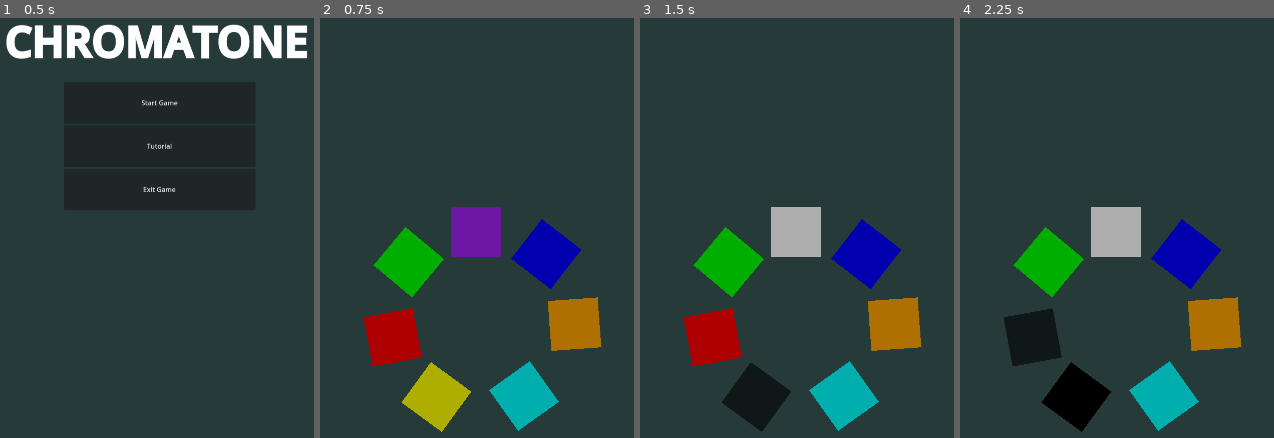
Above: before the commit, frames 1-4 (left to right).
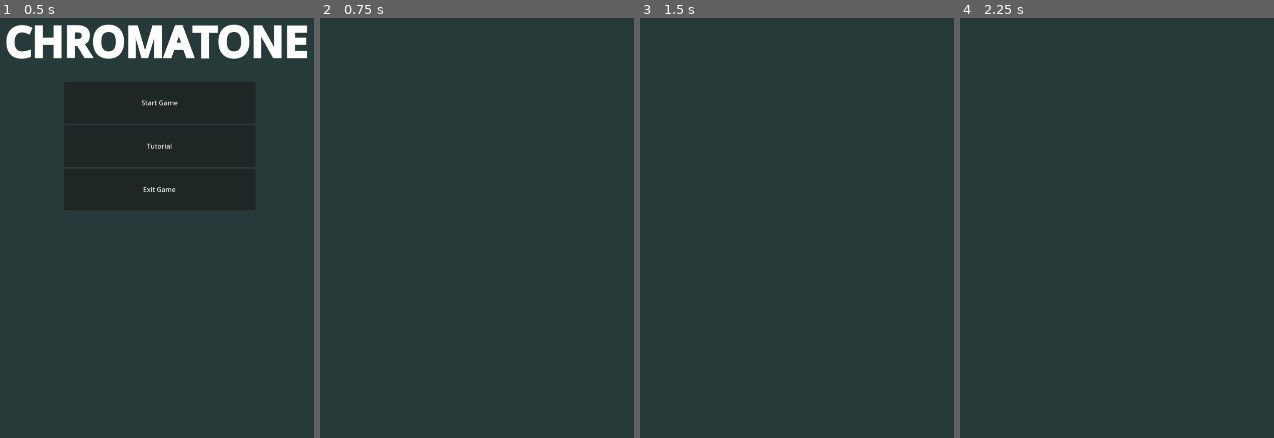
Above: after the commit, the same moments.

Repository: nenomancer/chromatone
Game: Godot game, scene res://scenes/main.tscn
Same seed, same stepped clock (60 frames per second), same inputs: the game is played once before the commit and once after it. The project has no main scene, so this scene is started directly.
Inputs (mouse positions are in pixels of both pictures, inside the frame that each line leads up to):
- Up to frame 1 (0.5 s): no input
- Up to frame 2 (0.75 s): click "Start Game" at 0.5 s
- Up to frame 3 (1.5 s): click (756, 396) at 1.27 s
- Up to frame 4 (2.25 s): click (1032, 337) at 2.02 s

Frame 1 is identical in both runs. In frame 2, 13% of the frame differs, in the area x 13-90%, y 45-99%; in frame 3, 13%; in frame 4, 13%.
Error after the commit: Invalid access to property or key 'load' on a base object of type 'SceneTree'. (res://game_manager.gd:139)

Commit message:
rename stuff, refactor more shit to go into the game mangager, might rever that

Diff:
--- a/game_manager.gd
+++ b/game_manager.gd
@@ -1,5 +1,6 @@
 extends Node
 
+@export var kurac: int
 signal player_guess(is_correct: bool)
 signal show_about
 signal exit_game
@@ -29,16 +30,18 @@
 }
 
 var _note_audio_player: AudioStreamPlayer = AudioStreamPlayer.new()
-var buttons_ui: Control
+var buttons: Control
 var buttons_array: Array
 
 var discovered_notes_display: GridContainer
 
 const MAIN: String = "res://main/main.tscn"
-const LEVELS_UI: String = "res://scenes/levels.tscn"
-const WARMUP_UI: String = "res://scenes/warmup.tscn"
+const LEVELS: String = "res://scenes/levels.tscn"
+const WARMUP: String = "res://scenes/warmup.tscn"
+
 const LABELS_UI: String = "res://scenes/labels.tscn"
-const BUTTONS_UI: String = "res://scenes/buttons.tscn"
+#const BUTTONS: String = "res://scenes/buttons.tscn"
+const BUTTONS = preload("res://scenes/buttons.tscn")
 const DISCOVERED_NOTE: String = "res://scenes/discovered_note.tscn"
 const DISCOVERED_NOTES: String = "res://scenes/discovered_notes.tscn"
 
@@ -130,39 +133,39 @@
 
 func _on_change_level(_level_number: int):
 	current_level += 1
-	get_tree().change_scene_to_file(LEVELS_UI)
+	get_tree().change_scene_to_file(LEVELS)
 
 func load_buttons() -> void:
-	buttons_ui = load(BUTTONS_UI).instantiate()
-	get_tree().root.add_child(buttons_ui)
-	buttons_array = buttons_ui.get_children()
-	buttons_ui.disable_buttons()
+	buttons = get_tree().load
+	get_tree().root.add_child(buttons)
+	buttons_array = buttons.get_children()
+	buttons.disable_buttons()
 
 func start_warmup():
 	#load_buttons()
 	discovered_notes_display = load(DISCOVERED_NOTES).instantiate()
 	get_tree().root.add_child(discovered_notes_display)
-	buttons_ui.assign_color_to_buttons(func(note): return note in available_notes)
+	buttons.assign_color_to_buttons(func(note): return note in available_notes)
 	correct_note = get_random_note(get_undiscovered_notes())
 	play_note(correct_note)
-	buttons_ui.enable_discovered_buttons()
+	buttons.enable_discovered_buttons()
 
 func end_warmup():
 	pass
 
 
 func start_warmup_round():
-	buttons_ui.assign_color_to_buttons(func(note): return note in GameManager.available_notes)
+	buttons.assign_color_to_buttons(func(note): return note in GameManager.available_notes)
 	correct_note = get_random_note(get_undiscovered_notes())
 	await get_tree().create_timer(1).timeout
 	play_note(correct_note)
 	await get_tree().create_timer(1).timeout
-	buttons_ui.enable_discovered_buttons()
+	buttons.enable_discovered_buttons()
 
 func end_warmup_round() -> void:
 	await get_tree().create_timer(2).timeout
-	if (discovered_notes.size() == 3):
-		#return start_level_1()
+	if (discovered_notes.size() >= 3):
+		load_level()
 		pass
 
 	if (current_round < 5):
@@ -174,9 +177,17 @@
 func load_level():
 	set_level(1)
 	set_round(1)
-	get_tree().change_scene_to_file(LEVELS_UI)
+
+	discovered_notes_display.get_parent().remove_child(discovered_notes_display)
+	get_tree().change_scene_to_file(LEVELS)
+	await get_tree().process_frame
+	print(get_tree().root.get_children())
+	get_tree().root.add_child(discovered_notes_display)
+	# FIX THIS SHIT NEXT
+	#get_tree().root.get_node("LevelsUI").add_child(discovered_notes_display)
 
 func on_warmup_guess(note):
+	buttons.disable_buttons()
 	play_note(note)
 	var selected_button: Button = buttons_array.filter(func(button): return button.get_meta('note') == note).front()
 
@@ -193,5 +204,5 @@
 		correct_button.modulate = Color.WHITE
 
 	await get_tree().create_timer(2).timeout
-	buttons_ui.disable_buttons()
+	buttons.disable_buttons()
 	end_warmup_round()
--- a/scenes/levels.tscn
+++ b/scenes/levels.tscn
@@ -3,7 +3,7 @@
 [ext_resource type="Script" path="res://scripts/levels.gd" id="1_52hmb"]
 [ext_resource type="PackedScene" uid="uid://75oemfndw835" path="res://scenes/labels.tscn" id="2_h57wg"]
 
-[node name="LevelsUI" type="Control"]
+[node name="Levels" type="Control"]
 layout_mode = 3
 anchors_preset = 15
 anchor_right = 1.0
@@ -12,15 +12,7 @@
 grow_vertical = 2
 script = ExtResource("1_52hmb")
 
-[node name="UI" type="Control" parent="."]
-layout_mode = 1
-anchors_preset = 15
-anchor_right = 1.0
-anchor_bottom = 1.0
-grow_horizontal = 2
-grow_vertical = 2
-
-[node name="Background" type="ColorRect" parent="UI"]
+[node name="Background" type="ColorRect" parent="."]
 layout_mode = 1
 anchors_preset = 15
 anchor_right = 1.0
--- a/scenes/warmup.tscn
+++ b/scenes/warmup.tscn
@@ -3,7 +3,7 @@
 [ext_resource type="Script" path="res://scripts/warmup.gd" id="1_cenxm"]
 [ext_resource type="PackedScene" uid="uid://cpbdsso036yty" path="res://scenes/discovered_notes.tscn" id="2_mxh1p"]
 
-[node name="WarmupUI" type="Control"]
+[node name="Warmup" type="Control"]
 layout_mode = 3
 anchors_preset = 15
 anchor_right = 1.0
--- a/scripts/levels.gd
+++ b/scripts/levels.gd
@@ -11,7 +11,7 @@
 var _player_melody: Array
 var guess_index: int
 
-var buttons_ui: Control
+var buttons: Control
 var temp_score: int = 0
 var _melody_stepsize: int = 1
 
@@ -48,7 +48,7 @@
 		GameManager.set_round(1)
 		GameManager.set_level(GameManager.current_level + 1)
 		# This should eventually be changed to open the Dialogue Scene
-		get_tree().change_scene_to_file(GameManager.LEVELS_UI)
+		get_tree().change_scene_to_file(GameManager.LEVELS)
 
 func get_melody() -> void:
 	_correct_melody = GameManager.get_melody()
@@ -59,16 +59,12 @@
 		await get_tree().create_timer(_melody_stepsize).timeout
 
 func load_buttons() -> void:
-	buttons_ui = load(GameManager.BUTTONS_UI).instantiate()
-	$UI.add_child(buttons_ui)
-	buttons_ui.note_selected.connect(on_level_guess)
-	buttons_ui.disable_buttons()
+	buttons = load(GameManager.BUTTONS).instantiate()
+	add_child(buttons)
+	buttons.note_selected.connect(on_level_guess)
+	buttons.disable_buttons()
 
 func start_round() -> void:
-	#$ScoreLabel.text = "Current score: " + var_to_str(GameManager.current_score)
-	#$LevelLabel.text = "Level: " + var_to_str(GameManager.current_level)
-	#$RoundLabel.text = "Round: " + var_to_str(GameManager.current_round)
-
 	if (GameManager.current_round == 3):
 		var random_note = GameManager.get_random_note(GameManager.get_undiscovered_notes())
 		GameManager.add_discovered_note(random_note)
@@ -80,12 +76,12 @@
 	play_melody()
 
 	await get_tree().create_timer(2).timeout
-	buttons_ui.enable_buttons()
-	buttons_ui.assign_color_to_buttons(func(note): return note in GameManager.get_discovered_notes())
+	buttons.enable_buttons()
+	buttons.assign_color_to_buttons(func(note): return note in GameManager.get_discovered_notes())
 
 func end_round() -> void:
-	buttons_ui.disable_buttons()
-	buttons_ui.clear_color_from_buttons()
+	buttons.disable_buttons()
+	buttons.clear_color_from_buttons()
 	GameManager.set_score(temp_score)
 	#$ScoreLabel.text = "Current score: " + var_to_str(GameManager.current_score)
 	await get_tree().create_timer(2).timeout
--- a/scripts/main.gd
+++ b/scripts/main.gd
@@ -1,7 +1,7 @@
 extends Control
 
 func _on_button_pressed():
-	get_tree().change_scene_to_file(GameManager.WARMUP_UI)
+	get_tree().change_scene_to_file(GameManager.WARMUP)
 
 func _on_about_button_pressed() -> void:
 	print("Info about the game and whatnot")
--- a/scripts/warmup.gd
+++ b/scripts/warmup.gd
@@ -10,23 +10,24 @@
 	GameManager.buttons_ui.note_selected.connect(on_warmup_guess)
 	GameManager.start_warmup()
 
-
+#
 func on_warmup_guess(note) -> void:
 	GameManager.on_warmup_guess(note)
 	#end_round()
 
-func start_level_1() -> void:
-	GameManager.set_level(1)
-	GameManager.set_round(1)
-	get_tree().change_scene_to_file(GameManager.LEVELS_UI)
-
-func end_round() -> void:
-	await get_tree().create_timer(2).timeout
-	if (GameManager.discovered_notes.size() == 3):
-		return start_level_1()
-
-	if (GameManager.current_round < 5):
-		GameManager.set_round(GameManager.current_round + 1)
-		#start_round()
-	else:
-		start_level_1()
+#func start_level_1() -> void:
+	#GameManager.set_level(1)
+	#GameManager.set_round(1)
+	#get_tree().change_scene_to_file(GameManager.LEVELS)
+#
+#func end_round() -> void:
+	#await get_tree().create_timer(2).timeout
+	#if (GameManager.discovered_notes.size() == 3):
+		#return start_level_1()
+	#
+	#if (GameManager.current_round < 5):
+		#GameManager.set_round(GameManager.current_round + 1)
+		##start_round()
+	#else:
+		#start_level_1()
+	#
